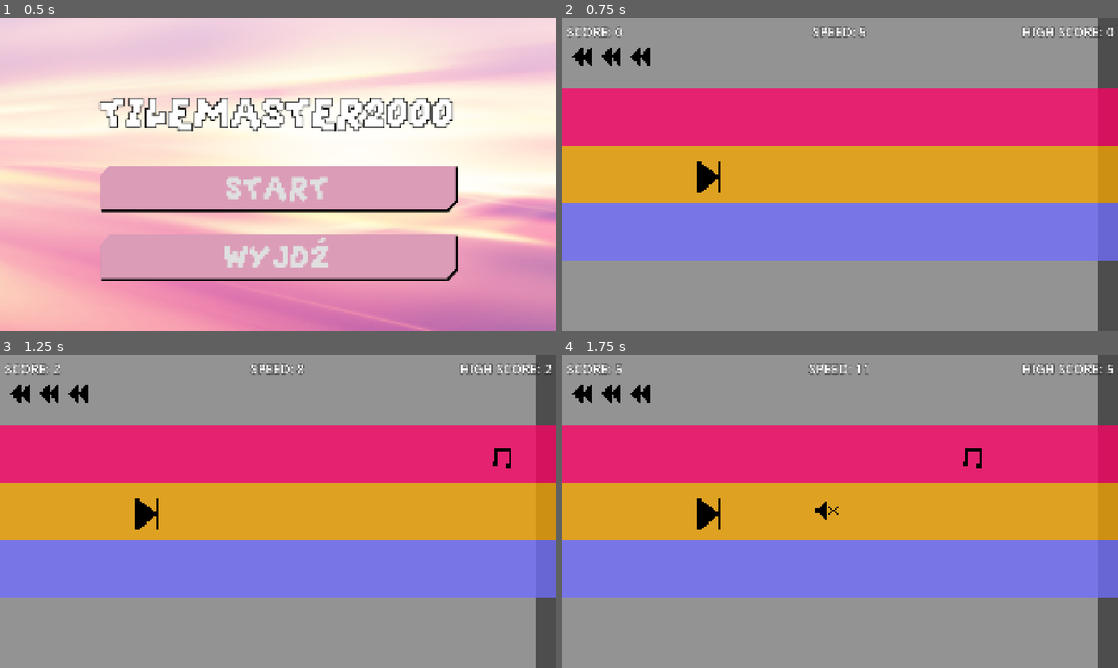
Above: before the commit, frames 1-4 (two rows, left to right).
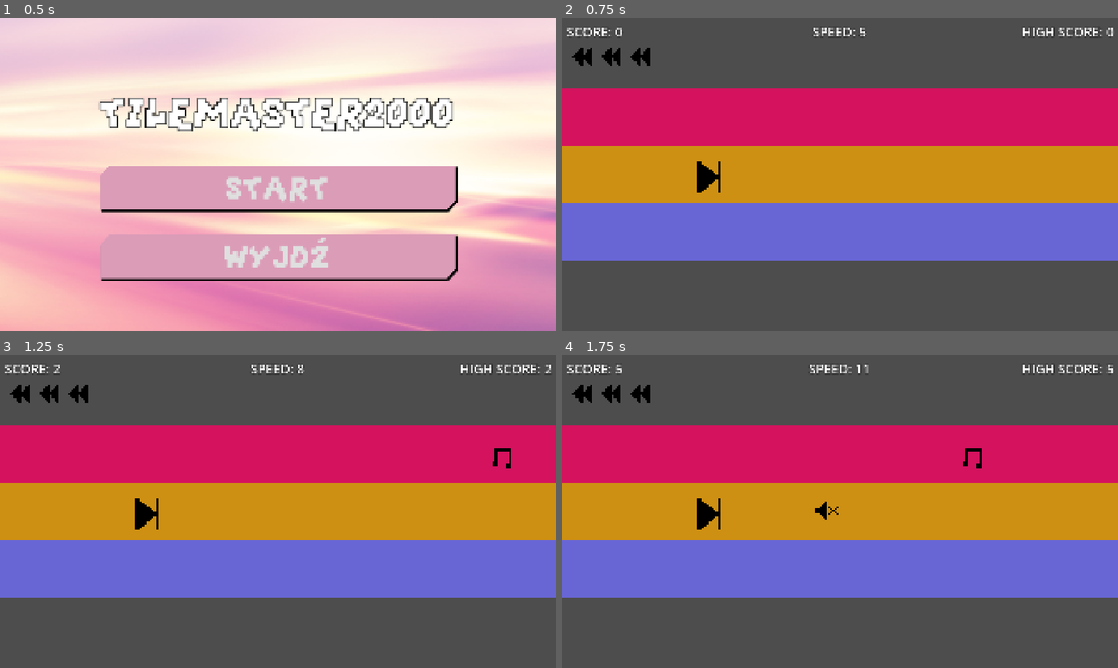
Above: after the commit, the same moments.

Repository: chorwat2137/haven-2026
Game: Godot game, scene res://scenes/main_menu.tscn
Same seed, same stepped clock (60 frames per second), same inputs: the game is played once before the commit and once after it.
Inputs:
- Up to frame 1 (0.5 s): no input
- Up to frame 2 (0.75 s): click "START" at 0.5 s
- Up to frame 3 (1.25 s): no input
- Up to frame 4 (1.75 s): tap Enter (ui_accept) at 1.25, 1.52 s; hold Right (ui_right) from 1.28 s (still down); tap Space (shoot) at 1.35 s

Frame 1 is identical in both runs. In frame 2, 42% of the frame differs, in the area x 0-97%, y 0-100%; in frame 3, 42%; in frame 4, 42%.

Commit message:
Automatic sync

Diff:
--- a/scenes/spectrum.tscn
+++ b/scenes/spectrum.tscn
@@ -2,8 +2,7 @@
 
 [ext_resource type="Script" uid="uid://b216yxp764dc4" path="res://scripts/spectrum.gd" id="1_pwr6l"]
 
-[node name="ColorRect" type="ColorRect" unique_id=969315619]
-offset_right = 1920.0
-offset_bottom = 1080.0
-color = Color(0.57700837, 0.5770084, 0.57700837, 1)
+[node name="TextureRect" type="TextureRect" unique_id=1982861665]
+offset_right = 40.0
+offset_bottom = 40.0
 script = ExtResource("1_pwr6l")
--- a/scripts/spectrum.gd
+++ b/scripts/spectrum.gd
@@ -1,4 +1,4 @@
-extends ColorRect
+extends TextureRect
 
 const BAR_COUNT: int = 32
 const FREQ_MAX: float = 11050.0
